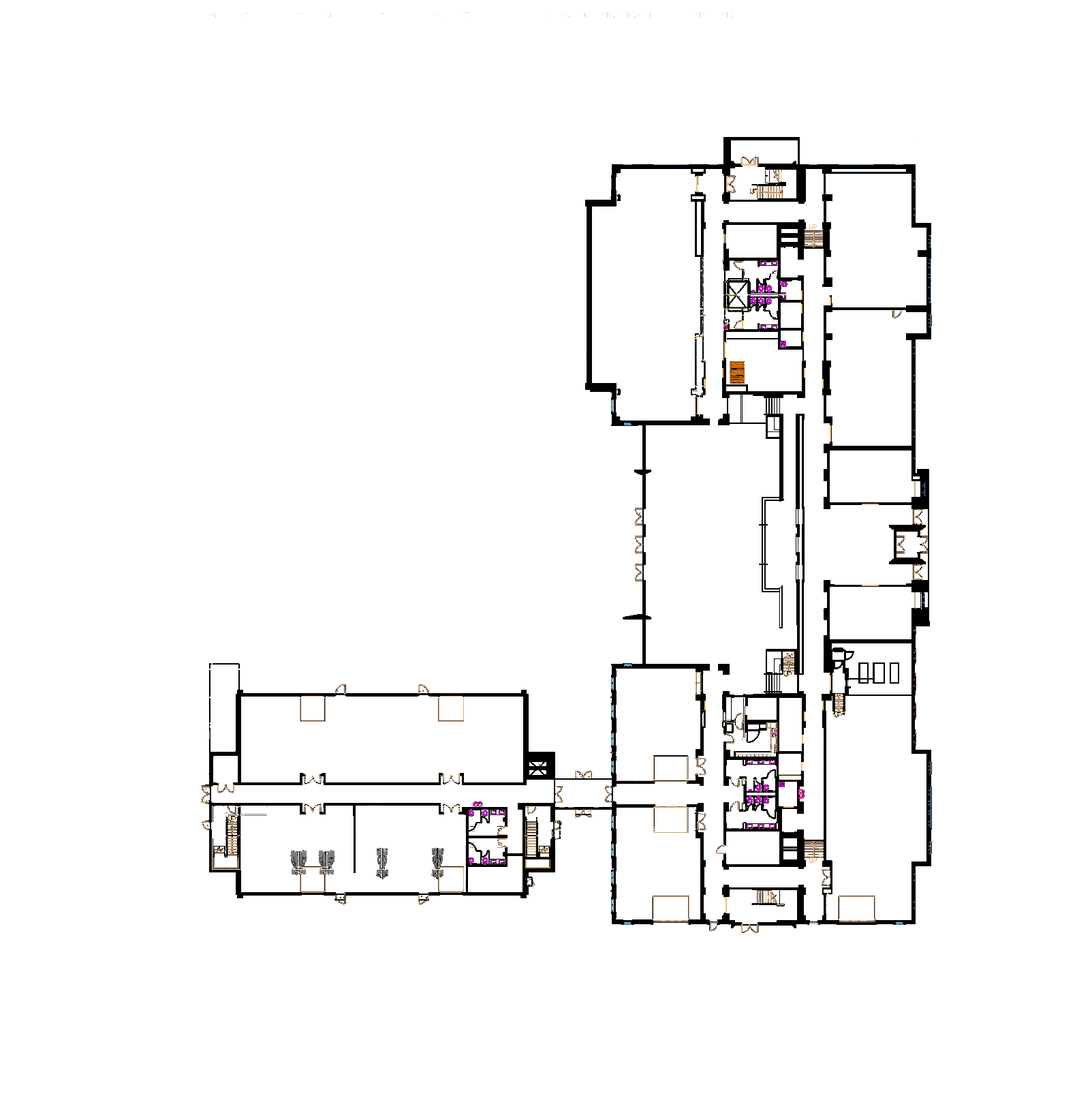
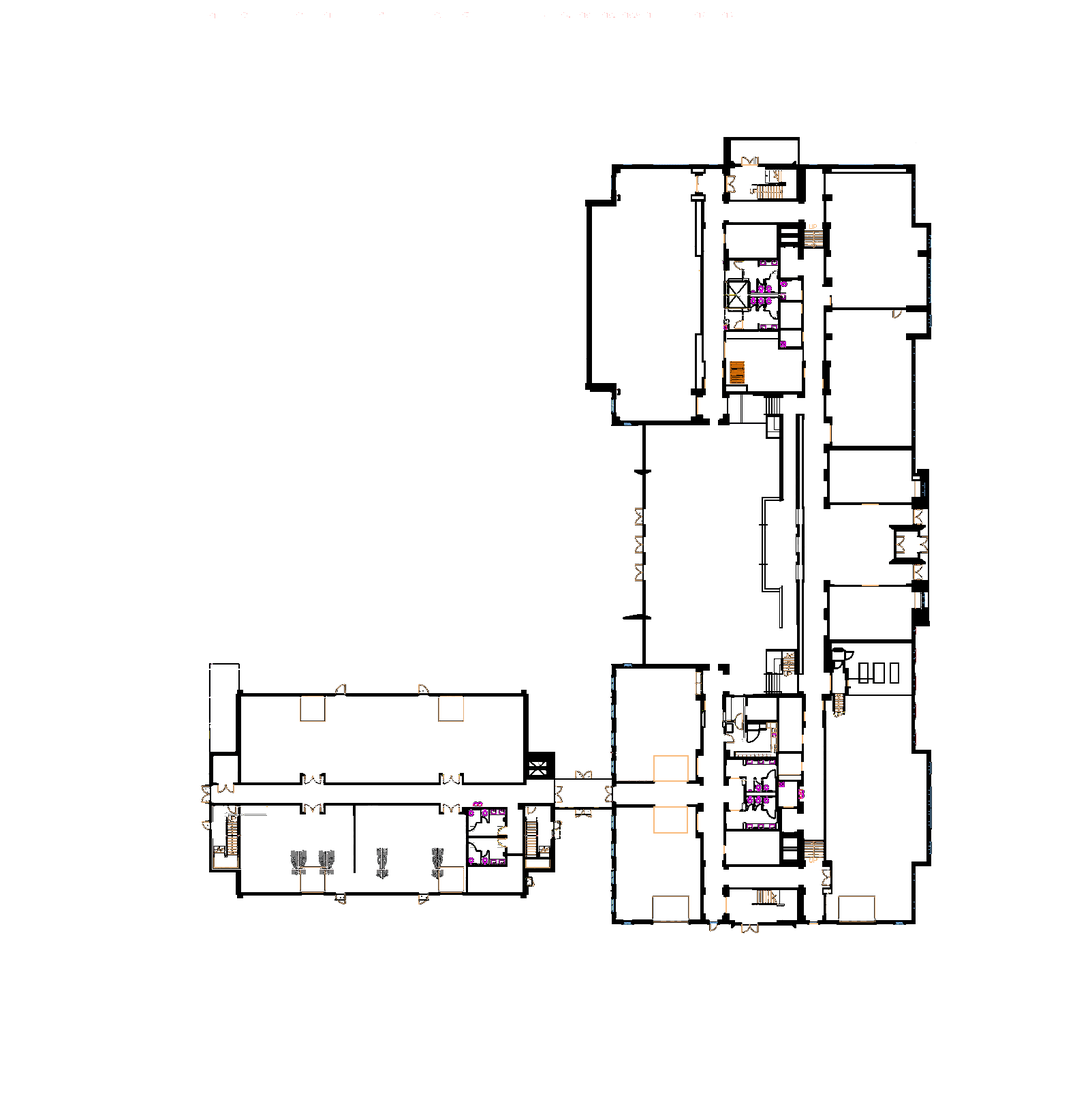
Layer changes from the first 1092 × 1113 image to the second:
painted on "AIEB_floor1.png" over [653,256,743,865]
